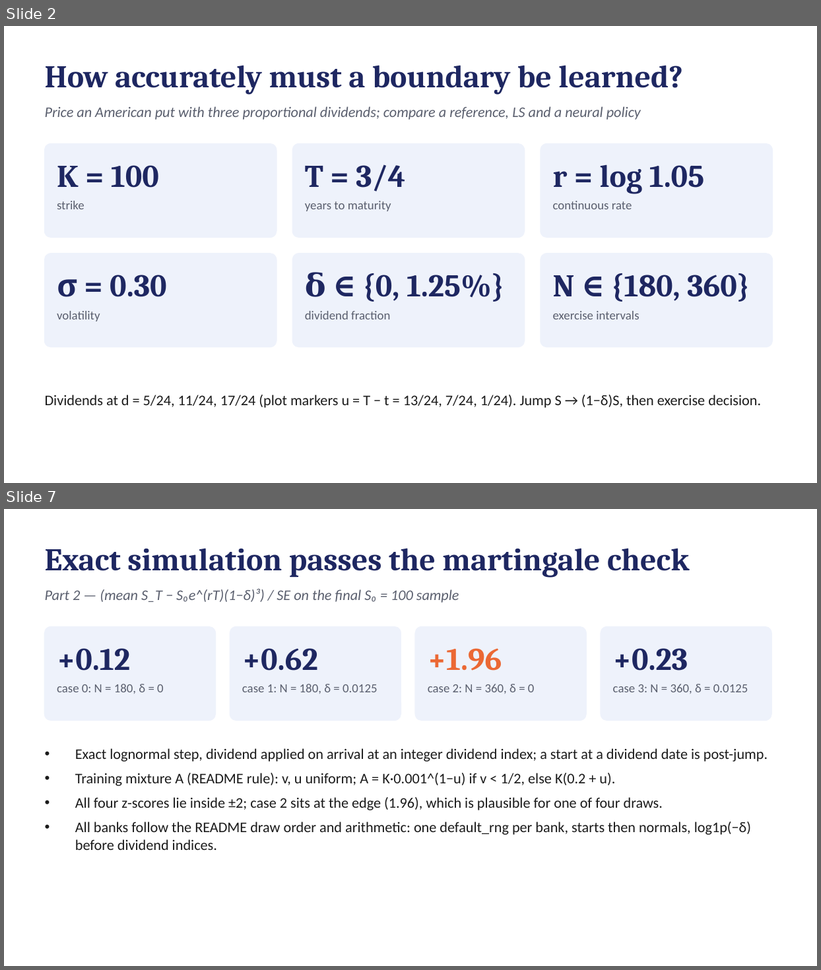
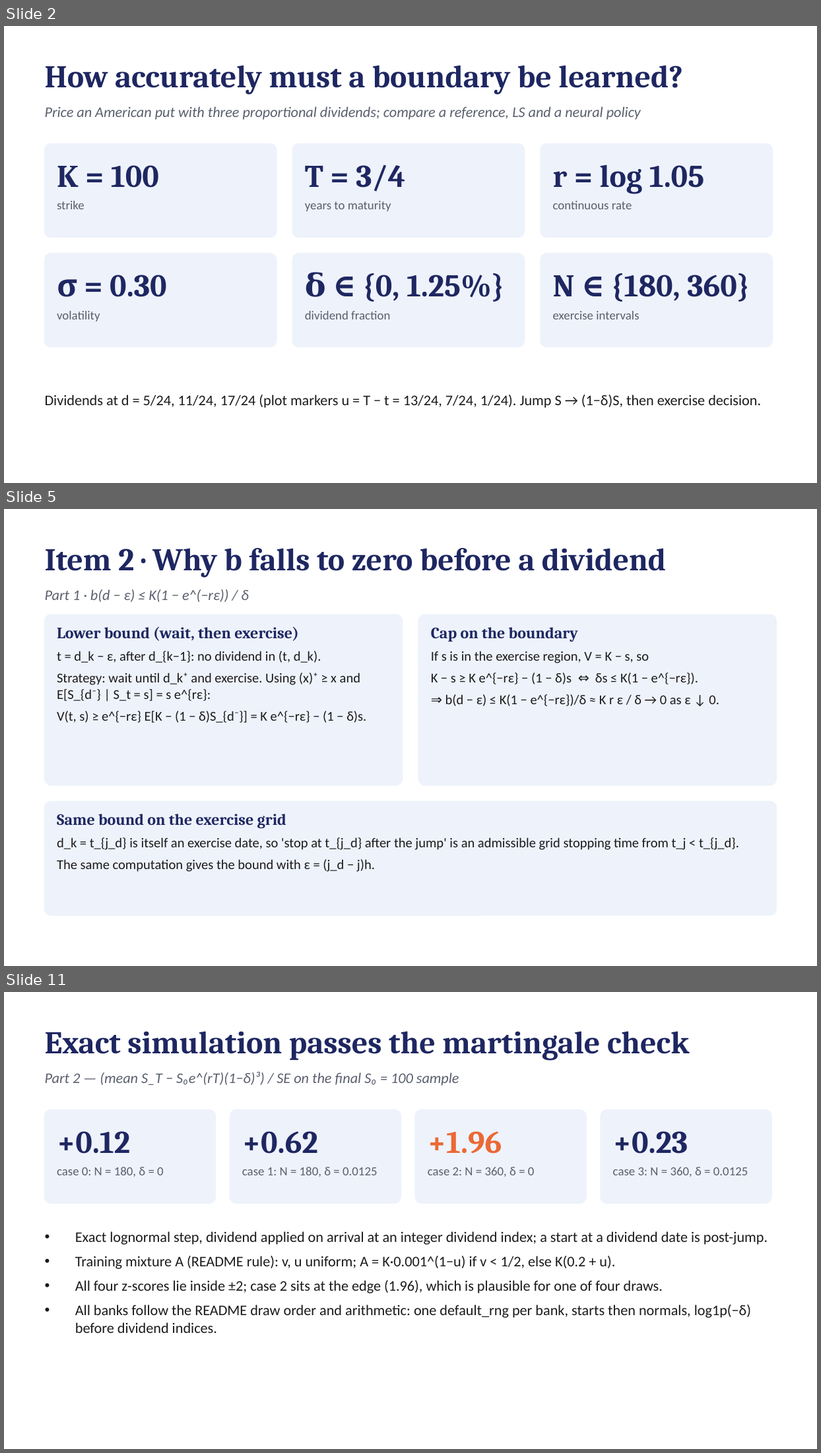
Before and after one commit to AditiJoshi12/MTH9821-NLA-HW1, a slide deck: slides.pptx. Shown one above the other, each under a label of ours: slides 2 and 7 before the commit, slides 2, 5 and 11 after it; the slides between them are not shown. The pictures are 821x970 and 821x1453 pixels, drawn with LibreOffice and Linux fonts; fonts in the diff are those of the drawing. Boxes give left, top, right and bottom in pixels: in the first picture for what was removed or moved away, otherwise in the second. Text is boxed around its words. In the diff, an @@ line names an element or a change of style, - is before the commit and + after.

Commit message:
Final: Part 1 slides, contributions

```diff
--- a/slides.pptx
+++ b/slides.pptx
@@ slide 5 added at <box>4,509,817,966</box>, background #FFFFFF @@
@@ text added at <box>45,548,666,577</box>, 28 pt, text #1E2761, bold @@
+Item 2 · Why b falls to zero before a dividend
@@ text added at <box>45,590,249,602</box>, 13 pt, text #5A5F6E, italic @@
+Part 1 · b(d − ε) ≤ K(1 − e^(−rε)) / δ
@@ rounded rectangle added at <box>45,615,403,786</box>, fill #EEF2FB, outline #EEF2FB 1 pt @@
@@ text added at <box>57,626,366,723</box>, 12 pt, text #1B1B1B @@
+Lower bound (wait, then exercise)
+t = d_k − ε, after d_{k−1}: no dividend in (t, d_k).
+Strategy: wait until d_k⁺ and exercise. Using (x)⁺ ≥ x and E[S_{d⁻} | S_t = s] = s e^{rε}:
+V(t, s) ≥ e^{−rε} E[K − (1 − δ)S_{d⁻}] = K e^{−rε} − (1 − δ)s.
@@ rounded rectangle added at <box>418,615,776,786</box>, fill #EEF2FB, outline #EEF2FB 1 pt @@
@@ text added at <box>431,627,719,706</box>, 12 pt, text #1B1B1B @@
+Cap on the boundary
+If s is in the exercise region, V = K − s, so
+K − s ≥ K e^{−rε} − (1 − δ)s ⇔ δs ≤ K(1 − e^{−rε}).
+⇒ b(d − ε) ≤ K(1 − e^{−rε})/δ ≈ K r ε / δ → 0 as ε ↓ 0.
@@ rounded rectangle added at <box>45,802,776,916</box>, fill #EEF2FB, outline #EEF2FB 1 pt @@
@@ text added at <box>57,814,739,872</box>, 12 pt, text #1B1B1B @@
+Same bound on the exercise grid
+d_k = t_{j_d} is itself an exercise date, so 'stop at t_{j_d} after the jump' is an admissible grid stopping time from t_j < t_{j_d}.
+The same computation gives the bound with ε = (j_d − j)h.
@@ what was slide 7 is now slide 11 @@
```
Also in this commit, not shown: 5 slides changed, 4 other slides added, 1 slide removed, 19 other files.
